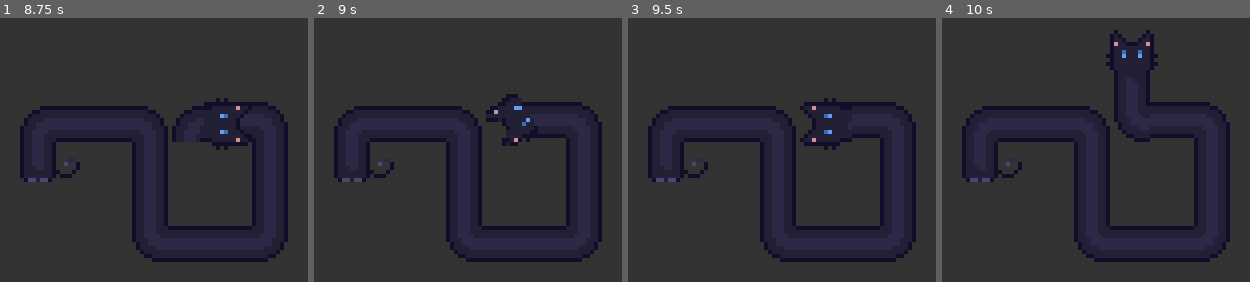
Above: before the commit, frames 1-4 (left to right).
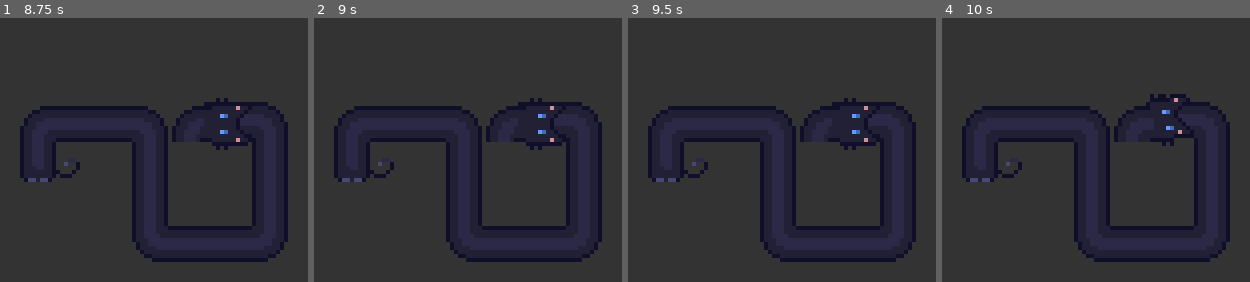
Above: after the commit, the same moments.

Repository: RecorderYvaine/loooong_cat
Game: Godot game, scene res://src/Main.tscn
Same seed, same stepped clock (60 frames per second), same inputs: the game is played once before the commit and once after it.
Inputs:
- Up to frame 1 (8.75 s): tap Enter at 0.5, 5, 6.5 s; hold Right (ui_right) 0.53-1.28 s; hold Down (ui_down) 1.28-2.03 s; hold Right (ui_right) 2.03-2.78 s; tap Space at 2.75, 5.75, 7.25 s; hold Up (ui_up) 2.78-3.53 s; hold Left (ui_left) 3.53-5.03 s; hold Down (ui_down) 5.03-5.78 s; hold Right (ui_right) 5.78-6.53 s; hold Up (ui_up) 6.53-7.28 s; hold Right (ui_right) 7.28-8.03 s; hold Down (ui_down) from 8.03 s (still down)
- Up to frame 2 (9 s): release Down (ui_down) at 8.78 s; hold Left (ui_left) from 8.78 s (still down)
- Up to frame 3 (9.5 s): keep holding Left (ui_left)
- Up to frame 4 (10 s): release Left (ui_left) at 9.53 s; hold Up (ui_up) from 9.53 s (still down)

Frame 1 is identical in both runs. In frame 2, 1.1% of the frame differs, in the area x 55-82%, y 28-50%; in frame 3, 1.1%; in frame 4, 1.9%, in the area x 53-81%, y 4-49%.

Commit message:
Auto-exit released turns

Diff:
--- a/src/cat/LongCat.gd
+++ b/src/cat/LongCat.gd
@@ -75,6 +75,8 @@
 				queued_turn_dir = Vector2.ZERO
 			else:
 				raw_input = current_dir
+		elif path.size() > 2 and head_dist >= MIN_TURN_DIST and head_dist < TURN_READY_DIST:
+			raw_input = current_dir
 
 	var is_tap = false
 	if not in_turn:
--- a/tests/run_tests.gd
+++ b/tests/run_tests.gd
@@ -19,6 +19,8 @@
 	if not await run_early_turn_completion_checks():
 		return
 	if not await run_queued_input_process_checks():
+		return
+	if not await run_released_turn_exit_checks():
 		return
 	if not await run_overlap_movement_checks():
 		return
@@ -329,6 +331,60 @@
 		return false
 	if cat.queued_turn_dir != Vector2.ZERO:
 		printerr("FAILED: queued input should be consumed after starting the turn. queued=", cat.queued_turn_dir)
+		quit(1)
+		return false
+
+	cat.queue_free()
+	await process_frame
+	return true
+
+func run_released_turn_exit_checks() -> bool:
+	print("Running released turn exit checks...")
+	var cat_scene = load("res://src/cat/LongCat.tscn")
+	if cat_scene == null:
+		printerr("FAILED to load LongCat.tscn")
+		quit(1)
+		return false
+
+	var cat: LongCat = cat_scene.instantiate()
+	root.add_child(cat)
+	await process_frame
+	await process_frame
+
+	drive_cat(cat, Vector2.UP, 28)
+	Input.action_press("ui_right")
+	cat._process(1.0 / cat.speed)
+	Input.action_release("ui_right")
+
+	var safety = 32
+	while safety > 0 and cat.get_head_segment_length() < cat.TURN_READY_DIST:
+		cat._process(1.0 / cat.speed)
+		safety -= 1
+
+	if abs(cat.get_head_segment_length() - cat.TURN_READY_DIST) > 0.001:
+		printerr("FAILED: released turn should auto-exit past the turn animation. dist=", cat.get_head_segment_length(), " path=", cat.path)
+		quit(1)
+		return false
+	if cat.current_dir != Vector2.RIGHT:
+		printerr("FAILED: released turn should finish facing right. current_dir=", cat.current_dir)
+		quit(1)
+		return false
+	if not cat.top_body.visible:
+		printerr("FAILED: upper body should be visible after released turn exits. dist=", cat.get_head_segment_length())
+		quit(1)
+		return false
+
+	var path_size_before = cat.path.size()
+	Input.action_press("ui_down")
+	cat._process(1.0 / cat.speed)
+	Input.action_release("ui_down")
+
+	if cat.path.size() != path_size_before + 1:
+		printerr("FAILED: next turn should start immediately after released turn exit. path=", cat.path)
+		quit(1)
+		return false
+	if cat.current_dir != Vector2.DOWN:
+		printerr("FAILED: next turn after released exit should face down. current_dir=", cat.current_dir)
 		quit(1)
 		return false
 
